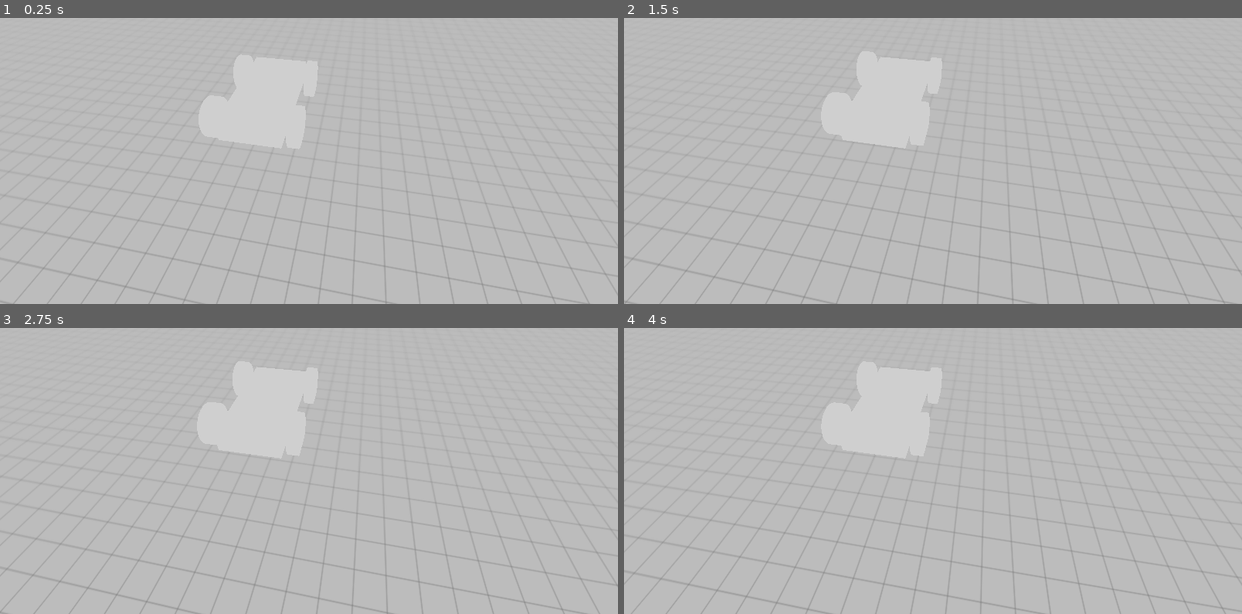
Above: before the commit, frames 1-4 (two rows, left to right).
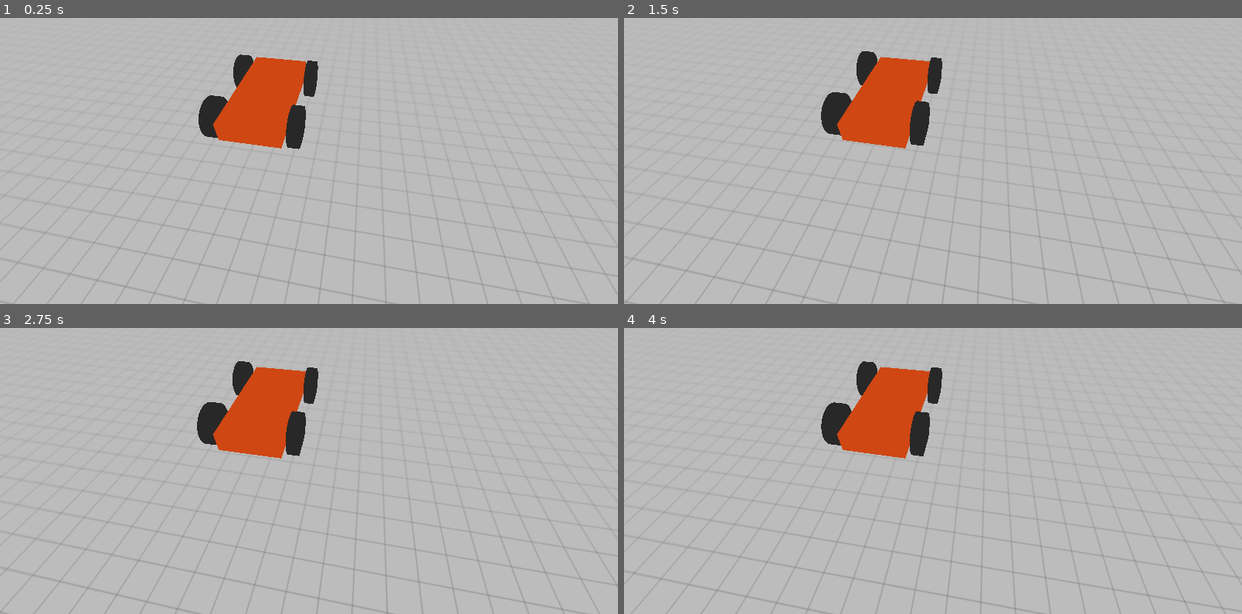
Above: after the commit, the same moments.

Repository: duckinator/godot-experiments
Game: Godot game, scene res://MainScene.tscn
The game is run twice, just before and just after one commit, with the same random seed, the same clock (stepped at 60 frames per second) and the same inputs.
Inputs:
- Up to frame 1 (0.25 s): no input
- Up to frame 2 (1.5 s): hold D (right) 0.53-1.28 s; hold Space (hard_stop) 0.53-1.28 s; hold S (backward) from 1.28 s (still down); tap Space (hard_stop) at 1.35 s
- Up to frame 3 (2.75 s): release S (backward) at 2.03 s; hold D (right) from 2.03 s (still down); hold Space (hard_stop) from 2.03 s (still down)
- Up to frame 4 (4 s): release D (right) at 2.78 s; release Space (hard_stop) at 2.78 s; hold W (forward) 2.78-3.53 s; tap Space (hard_stop) at 2.85 s; hold A (left) from 3.53 s (still down); hold Space (hard_stop) from 3.53 s (still down)

The runs differ from the first frame. In frame 1, 4.5% of the frame differs, in the area x 32-52%, y 12-46%; in frame 2, 4.5%, in the area x 31-52%, y 11-46%; in frame 3, 4.5%; in frame 4, 4.5%.

Commit message:
add colors to vehicle so you can actually see it

Diff:
--- a/vehicle/Vehicle.tscn
+++ b/vehicle/Vehicle.tscn
@@ -1,14 +1,21 @@
-[gd_scene load_steps=5 format=2]
+[gd_scene load_steps=7 format=2]
 
 [ext_resource path="res://Vehicle.gd" type="Script" id=1]
 
 [sub_resource type="CubeMesh" id=1]
 size = Vector3( 6, 1, 3 )
 
+[sub_resource type="SpatialMaterial" id=4]
+albedo_color = Color( 1, 0.34902, 0.0941176, 1 )
+
 [sub_resource type="ConvexPolygonShape" id=2]
 points = PoolVector3Array( -3, 0.5, 1.5, 3, 0.5, -1.5, 3, 0.5, 1.5, -3, 0.5, -1.5, -3, -0.5, 1.5, 3, -0.5, -1.5, 3, -0. …(256 unchanged characters)…
 
+[sub_resource type="SpatialMaterial" id=5]
+albedo_color = Color( 0.203922, 0.2, 0.2, 1 )
+
 [sub_resource type="CylinderMesh" id=3]
+material = SubResource( 5 )
 height = 0.5
 
 [node name="Vehicle" type="VehicleBody"]
@@ -18,7 +25,7 @@
 
 [node name="MeshInstance" type="MeshInstance" parent="."]
 mesh = SubResource( 1 )
-material/0 = null
+material/0 = SubResource( 4 )
 
 [node name="CollisionShape" type="CollisionShape" parent="."]
 shape = SubResource( 2 )
